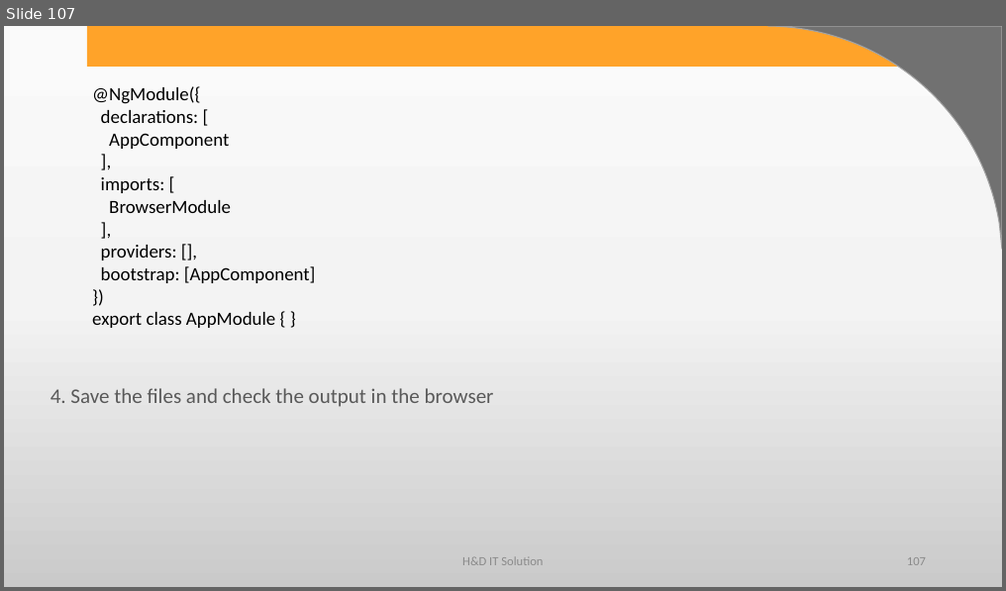
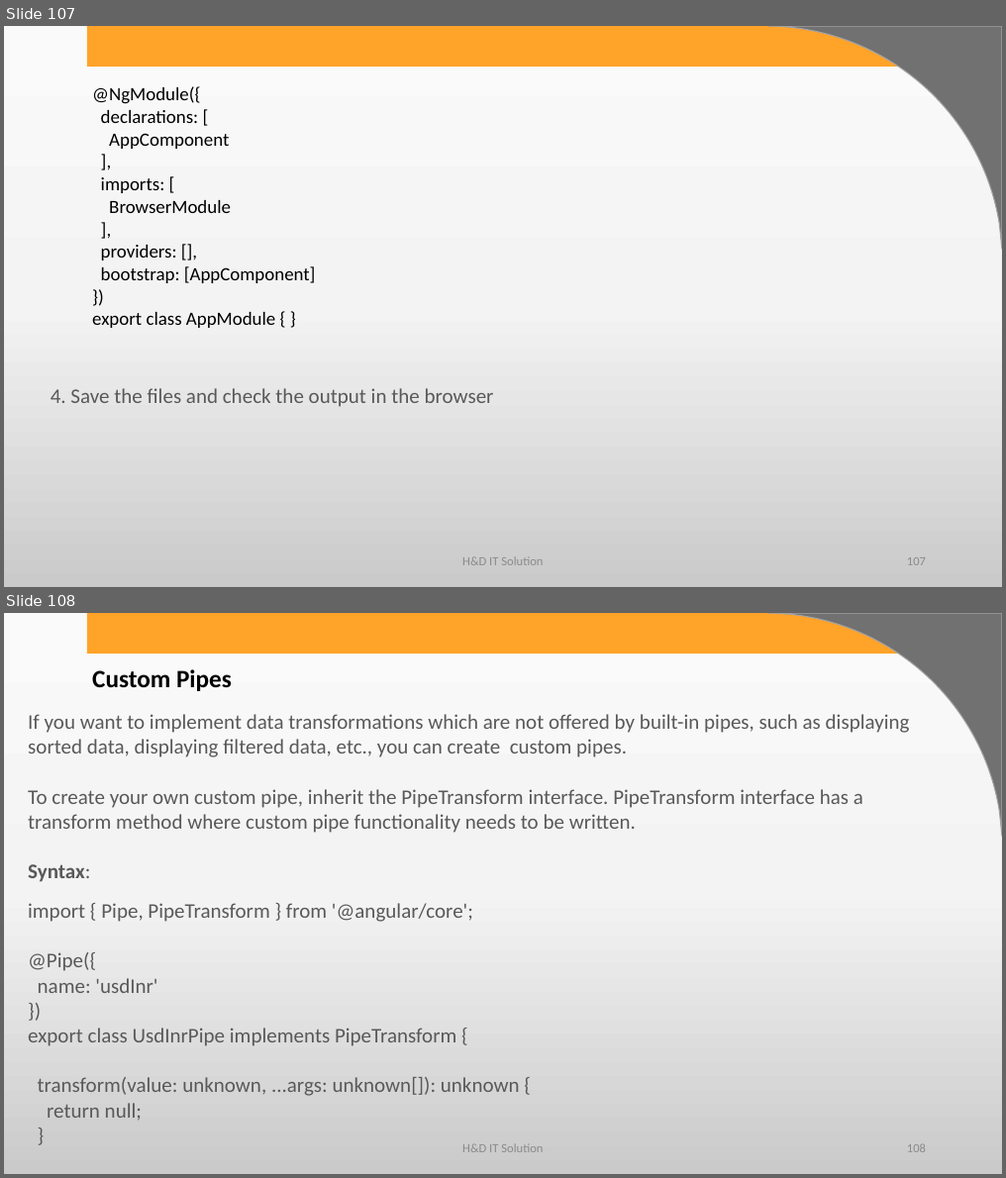
Before and after one commit to harshadasawant/infiniteAngular, a slide deck: ppt/ANGULAR.pptx. Shown one above the other, each under a label of ours: slide 107 before the commit, slides 107 and 108 after it. The pictures are 1006x591 and 1006x1178 pixels, drawn with LibreOffice and Linux fonts; fonts in the diff are those of the drawing; background and template pictures are left out. Boxes give left, top, right and bottom in pixels: in the first picture for what was removed or moved away, otherwise in the second. Text is boxed around its words. In the diff, an @@ line names an element or a change of style, - is before the commit and + after.

Commit message:
pipes

```diff
--- a/ppt/ANGULAR.pptx
+++ b/ppt/ANGULAR.pptx
@@ slide 108 added at (4,613,1002,1174), background gradient #FBFBFB to #F4F4F4 to #CBCBCB; not listed: 2 template elements that a slide beside it also shows @@
@@ text added at (92,669,232,691), 24 pt, text #000000, bold @@
+Custom Pipes
@@ text added at (28,714,910,882), 20 pt, text #595959 @@
+If you want to implement data transformations which are not offered by built-in pipes, such as displaying sorted data, displaying filtered data, etc., you can create custom pipes.
+To create your own custom pipe, inherit the PipeTransform interface. PipeTransform interface has a transform method where custom pipe functionality needs to be written.
+Syntax:
@@ text added at (28,903,520,1121), 20 pt, text #595959 @@
+import { Pipe, PipeTransform } from '@angular/core';
+@Pipe({
+name: 'usdInr'
+})
+export class UsdInrPipe implements PipeTransform {
+transform(value: unknown, ...args: unknown[]): unknown {
+return null;
+}
+}
@@ text added at (462,1145,543,1153), 12 pt, text #8C8C8C @@
+H&D IT Solution
@@ page number added at (907,1145,926,1153), 12 pt, text #8C8C8C @@
+108
```
Also in this commit, not shown: 2 slides changed, 3 other slides added, 6 other files.
